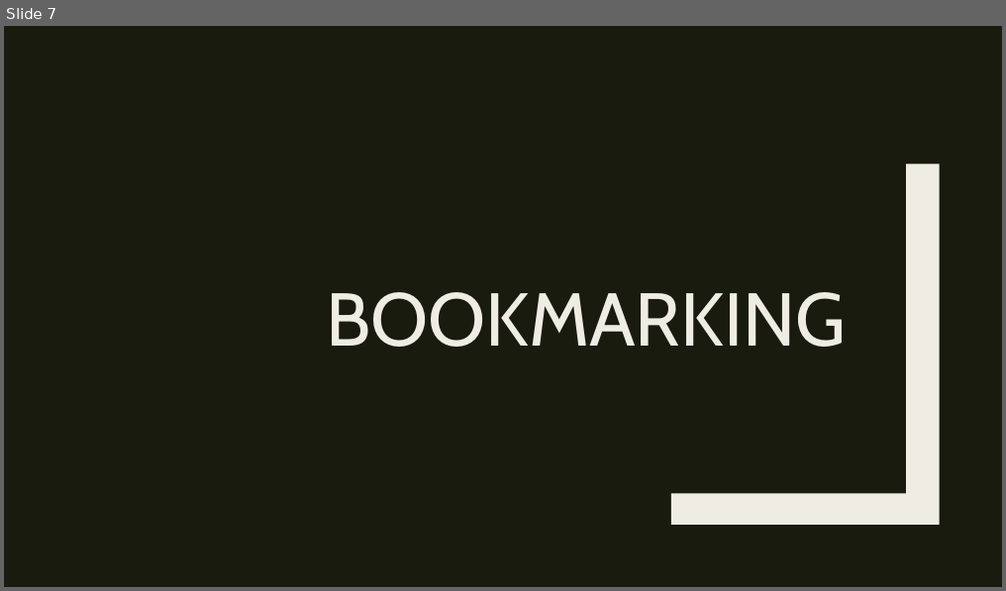
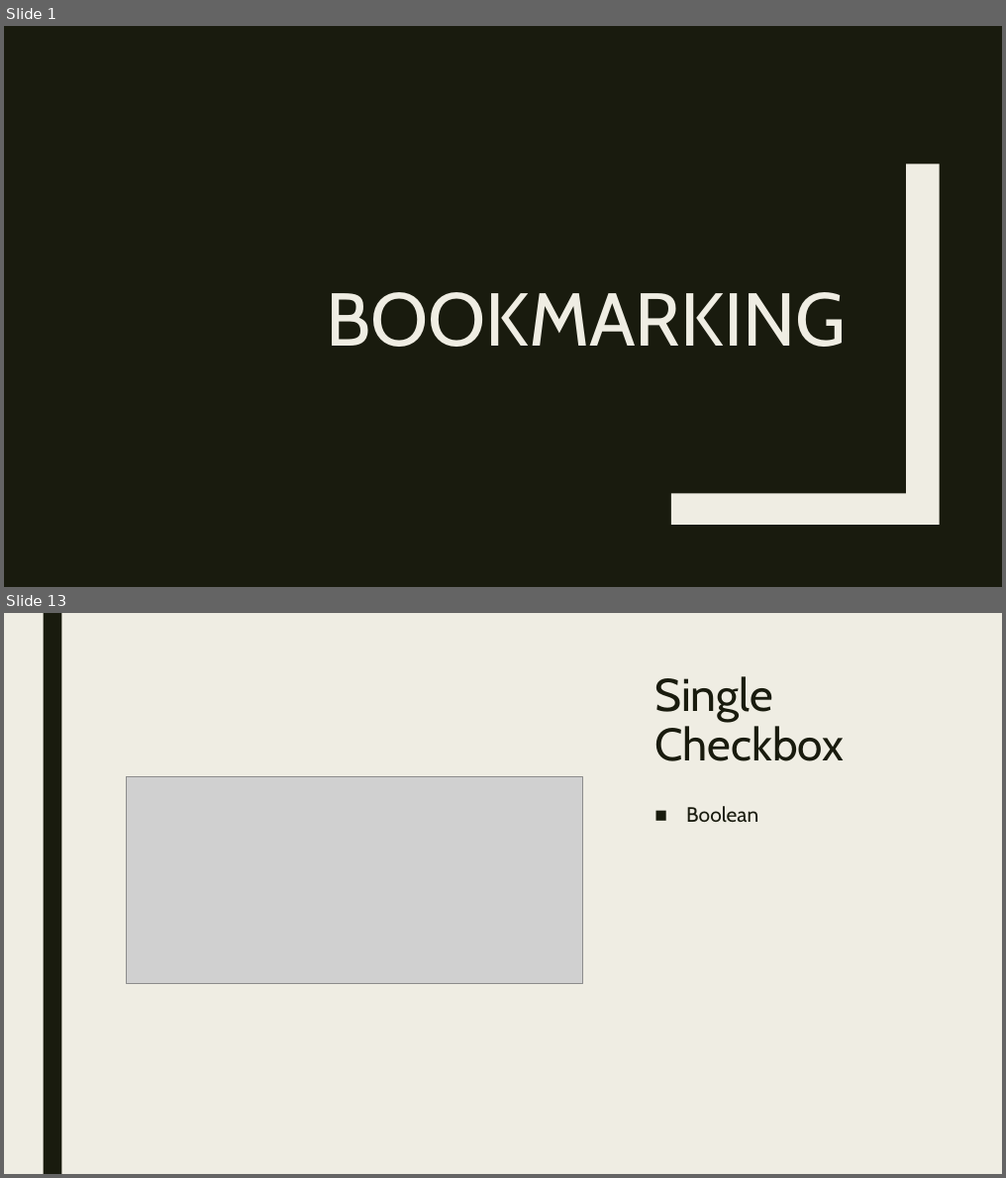
Before and after one commit to RforOperations2018/Class_4, a slide deck: Class_4.pptx. Shown one above the other, each under a label of ours: slide 7 before the commit, slides 1 and 13 after it; the slides between them are not shown. The pictures are 1006x591 and 1006x1178 pixels, drawn with LibreOffice and Linux fonts; fonts in the diff are those of the drawing; grey boxes stand for pictures. Boxes give left, top, right and bottom in pixels: in the first picture for what was removed or moved away, otherwise in the second. Text is boxed around its words. In the diff, an @@ line names an element or a change of style, - is before the commit and + after.

```diff
--- a/Class_4.pptx
+++ b/Class_4.pptx
@@ slide 13 added at (4,613,1002,1174), background #EFEDE3 @@
@@ rectangle added at (43,613,61,1174), fill #191B0E @@
@@ title added at (654,676,844,761), 44 pt, text #191B0E @@
+Single Checkbox
@@ picture added at (126,777,583,984) @@
@@ text added at (686,806,758,822), 20 pt, text #191B0E @@
+■ Boolean
@@ what was slide 7 is now slide 1 @@
```
Also in this commit, not shown: 16 other slides added, 6 slides removed, 1 other file.
